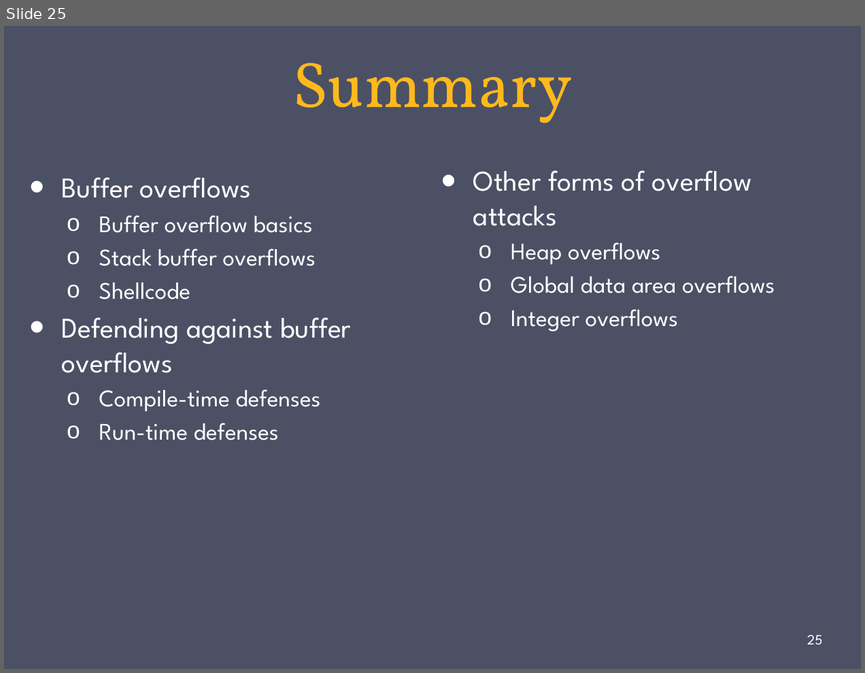
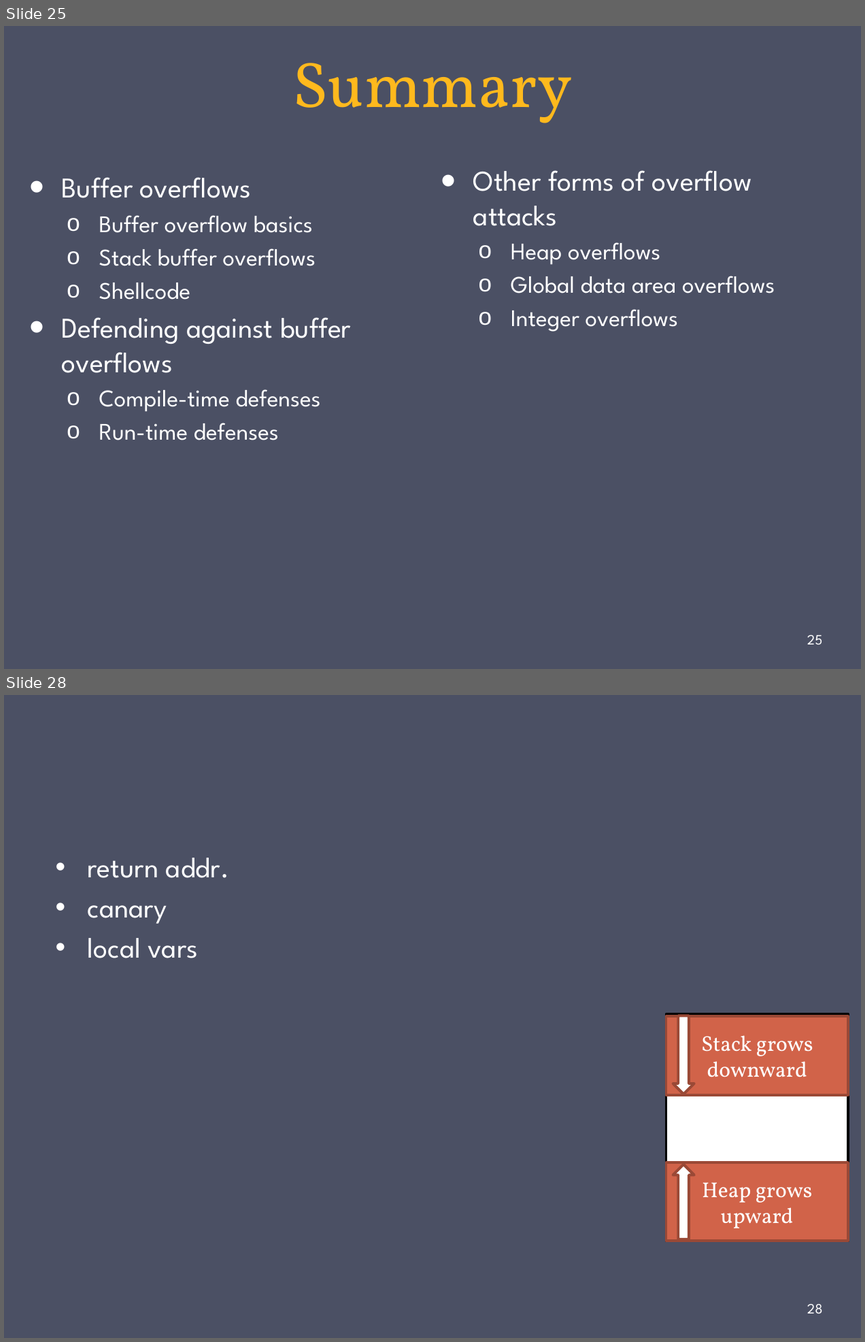
Before and after one commit to gulaoshi/gu.github.io, a slide deck: InfoSec/PPTs/CH10-Buffer Overflow.pptx. Shown one above the other, each under a label of ours: slide 25 before the commit, slides 25 and 28 after it; the slides between them are not shown. The pictures are 865x673 and 865x1342 pixels, drawn with LibreOffice and Linux fonts; fonts in the diff are those of the drawing. Boxes give left, top, right and bottom in pixels: in the first picture for what was removed or moved away, otherwise in the second. Text is boxed around its words. In the diff, an @@ line names an element or a change of style, - is before the commit and + after.

```diff
--- a/InfoSec/PPTs/CH10-Buffer Overflow.pptx
+++ b/InfoSec/PPTs/CH10-Buffer Overflow.pptx
@@ slide 28 added at [4,695,861,1338], background #4B5064 @@
@@ text added at [88,858,229,958], 24 pt, text #FFFFFF @@
+• return addr.
+• canary
+• local vars
@@ rectangle added at [666,1014,848,1240], fill #FFFFFF, outline #000000 2.25 pt @@
@@ rectangle added at [666,1016,848,1095], fill #D16349, outline #9B4936 2.25 pt, 18 pt, text #FFFFFF @@
+Stack grows downward
@@ down arrow added at [673,1015,695,1094], fill #FFFFFF, outline #9B4936 2.25 pt @@
@@ rectangle added at [666,1162,848,1241], fill #D16349, outline #9B4936 2.25 pt, 18 pt, text #FFFFFF @@
+Heap grows upward
@@ down arrow added at [673,1164,695,1239], fill #FFFFFF, outline #9B4936 2.25 pt @@
@@ page number added at [807,1304,823,1313], 12 pt, text #FFFFFF @@
+28
```
Also in this commit, not shown: 2 other slides added, 10 other files.
